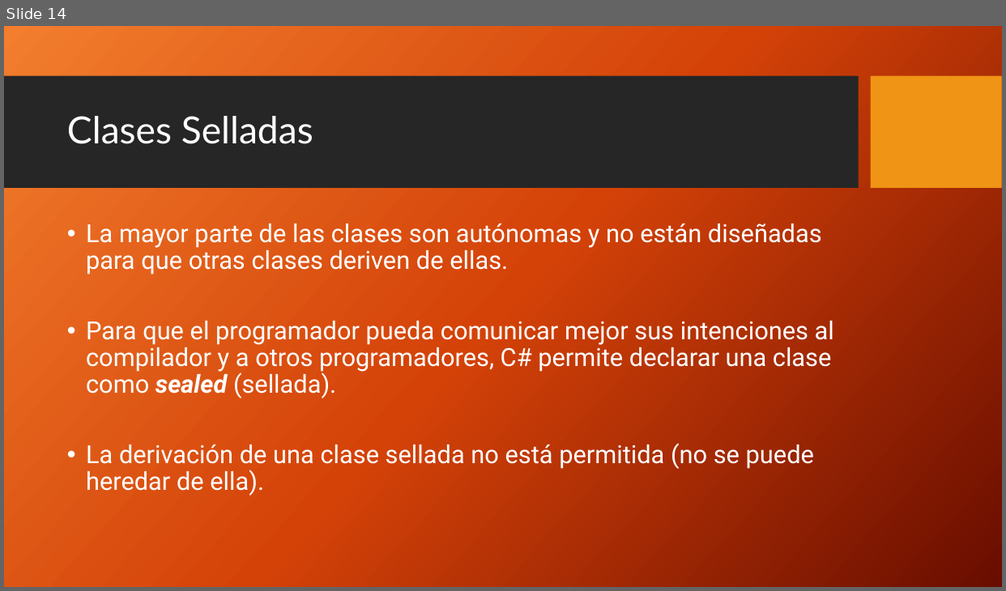
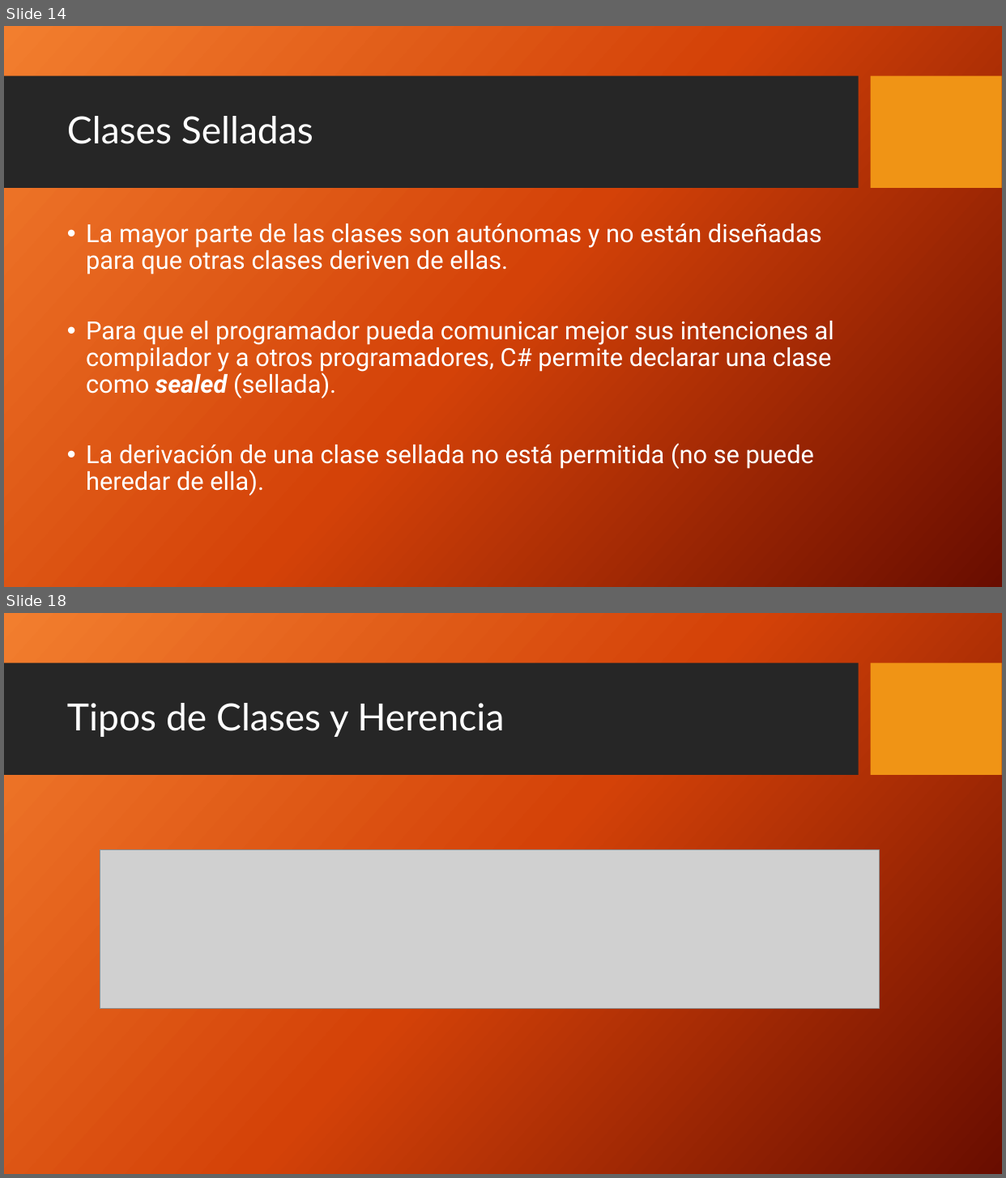
Before and after one commit to FedeDavila1984/utn_prog_y_lab_II, a slide deck: PPTs/ProgramacionII_Clase_09-2018.pptx. Shown one above the other, each under a label of ours: slide 14 before the commit, slides 14 and 18 after it; the slides between them are not shown. The pictures are 1006x591 and 1006x1178 pixels, drawn with LibreOffice and Linux fonts; fonts in the diff are those of the drawing; grey boxes stand for pictures; background and template pictures are left out. Boxes give left, top, right and bottom in pixels: in the first picture for what was removed or moved away, otherwise in the second. Text is boxed around its words. In the diff, an @@ line names an element or a change of style, - is before the commit and + after.

```diff
--- a/PPTs/ProgramacionII_Clase_09-2018.pptx
+++ b/PPTs/ProgramacionII_Clase_09-2018.pptx
@@ slide 18 added at [4,613,1002,1174], background picture (left out); not listed: 2 template elements that a slide beside it also shows @@
@@ title added at [67,703,504,737], 36 pt, text #FFFFFF @@
+Tipos de Clases y Herencia
@@ picture added at [100,850,879,1009] @@
```
Also in this commit, not shown: 1 slide changed, 2 other slides added, 9 other files.
